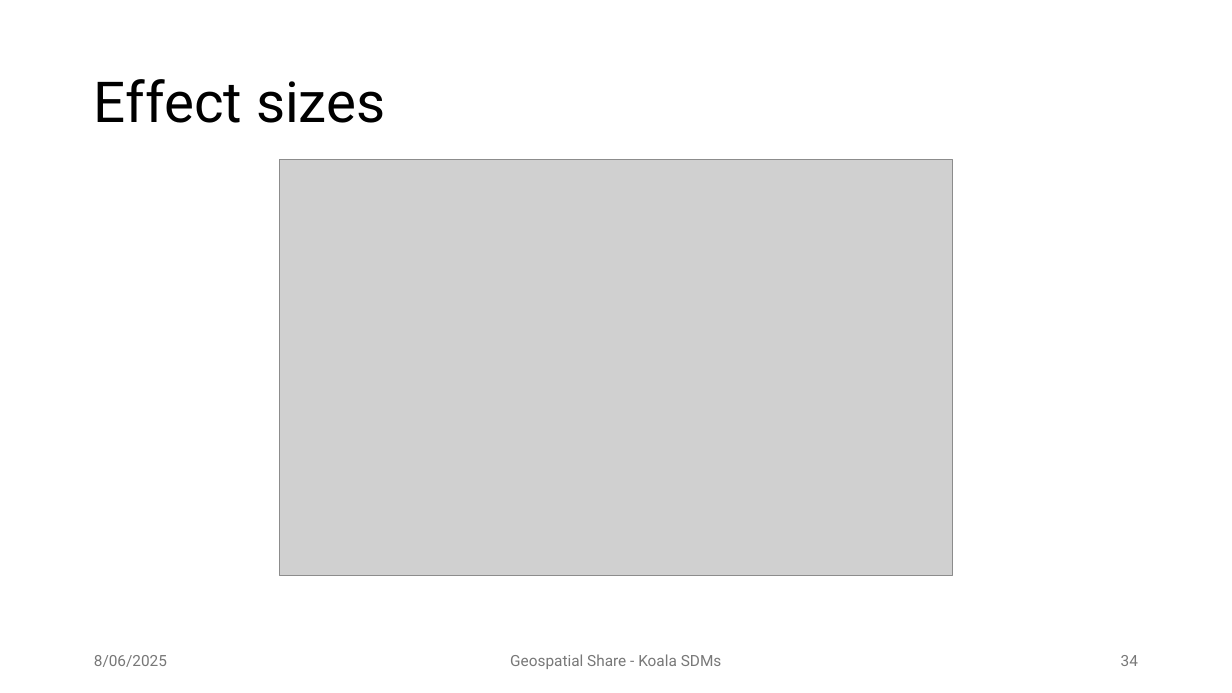
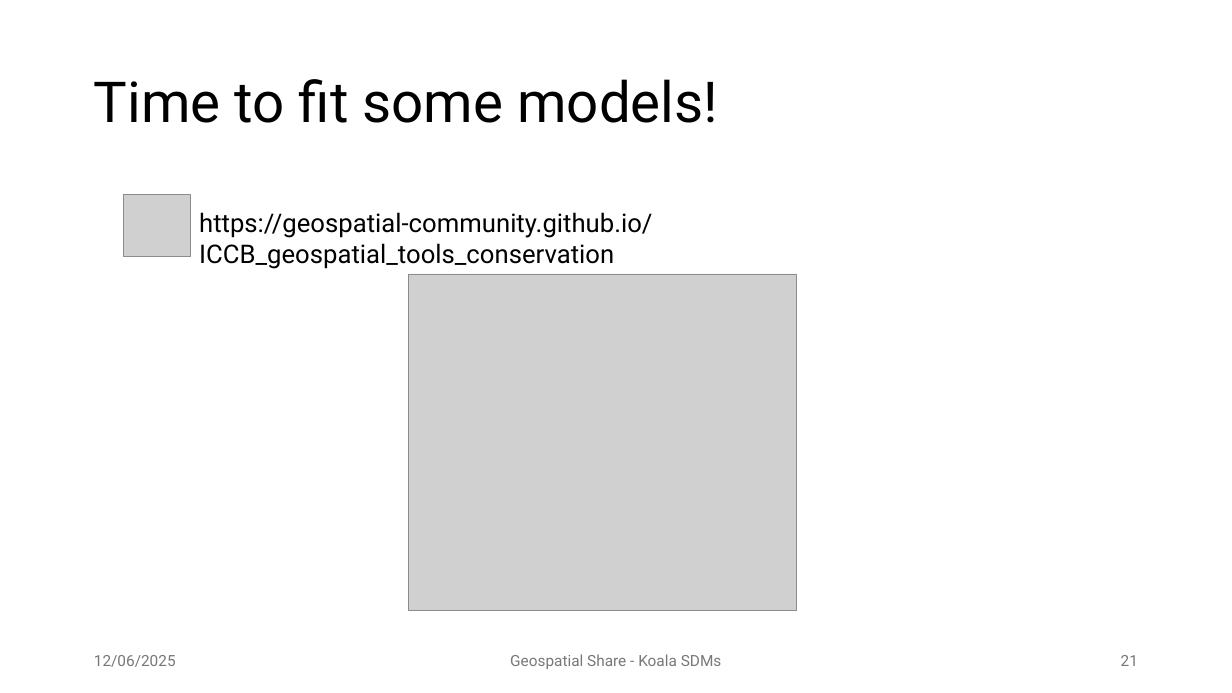
Before and after one commit to patch105/ICCB_koala_sdm, a slide deck: slide 21 of ICCB_koala_sdm_slides.pptx (slide 34 before the commit). Drawn at 1232x693 pixels with LibreOffice and Linux fonts; fonts in the diff are those of the drawing; grey boxes stand for pictures; background and template pictures are left out. Boxes give left, top, right and bottom in pixels: in the first picture for what was removed or moved away, otherwise in the second. Text is boxed around its words. In the diff, an @@ line names an element or a change of style, - is before the commit and + after.

```diff
--- a/ICCB_koala_sdm_slides.pptx
+++ b/ICCB_koala_sdm_slides.pptx
@@ title at box(94, 79, 718, 123): text changed @@
-Effect sizes
+Time to fit some models!
@@ picture removed at box(279, 160, 953, 576) @@
@@ picture added at box(124, 194, 190, 257) @@
@@ text added at box(199, 212, 652, 269), 20 pt, text #000000 @@
+https://geospatial-community.github.io/ICCB_geospatial_tools_conservation
@@ picture added at box(409, 274, 798, 611) @@
@@ text at box(94, 655, 176, 667): text changed @@
-8/06/2025
+12/06/2025
@@ page number at box(1121, 655, 1138, 666): text changed @@
-34
+21
```
Also in this commit, not shown: 26 other slides changed, 20 slides removed, 1 other file.
